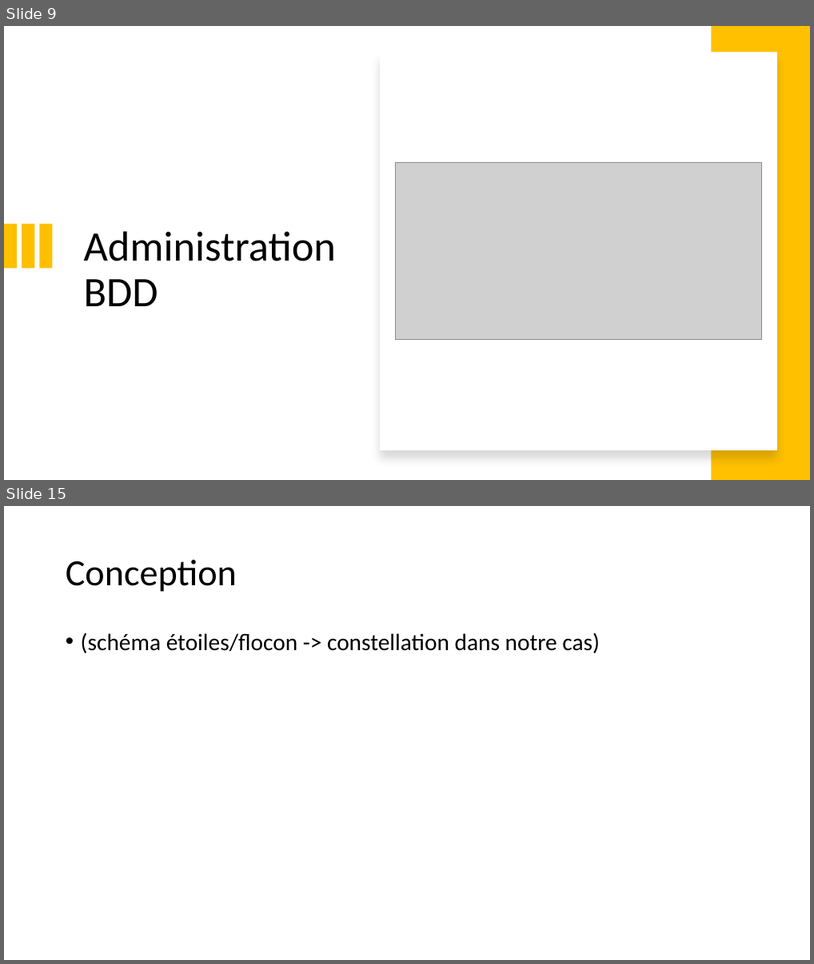
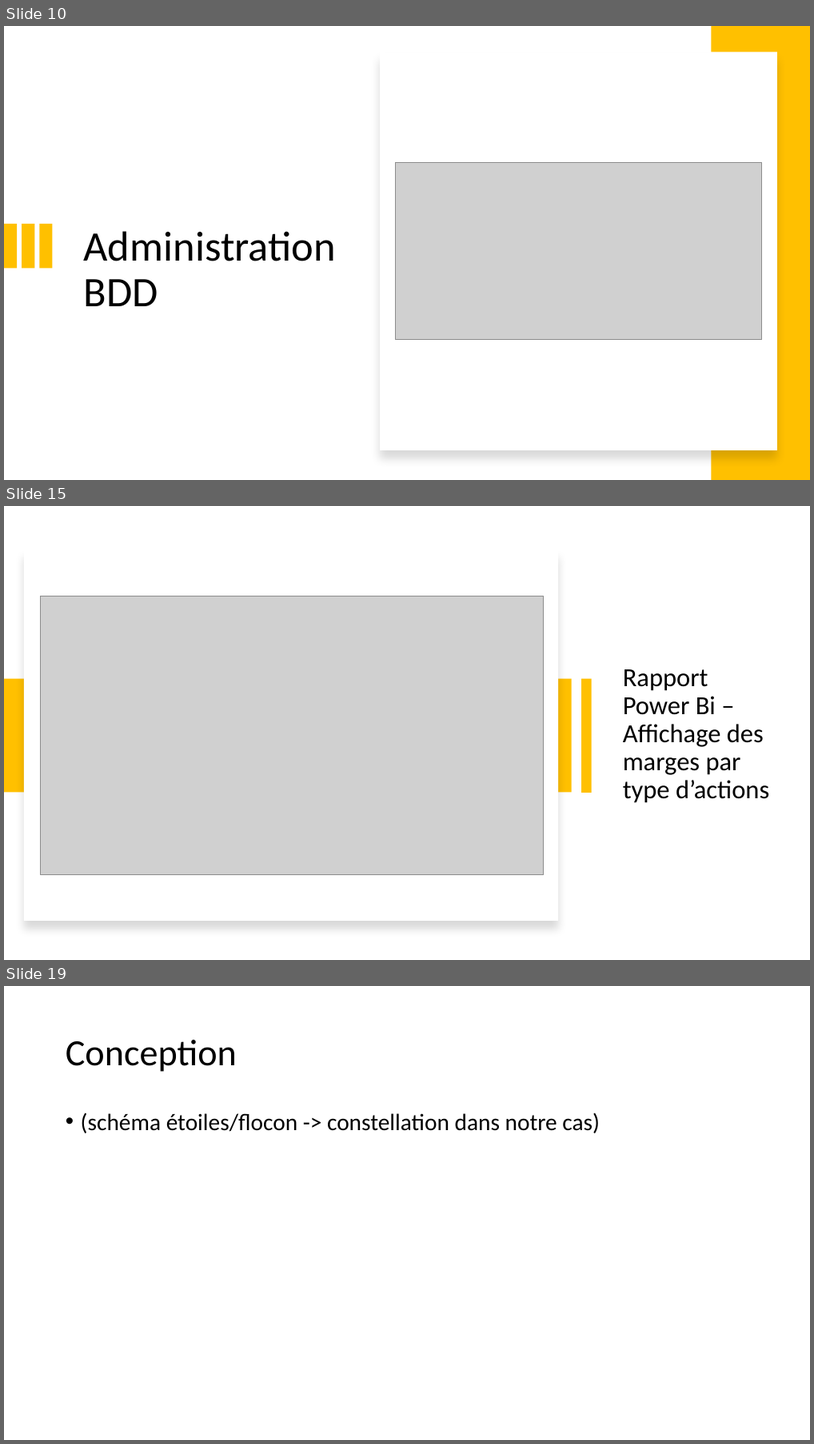
Before and after one commit to neopolitan2012/PT-LPBDD, a slide deck: Soutenance_PT.pptx. Shown one above the other, each under a label of ours: slides 9 and 15 before the commit, slides 10, 15 and 19 after it; the slides between them are not shown. The pictures are 814x964 and 814x1444 pixels, drawn with LibreOffice and Linux fonts; fonts in the diff are those of the drawing; grey boxes stand for pictures. Boxes give left, top, right and bottom in pixels: in the first picture for what was removed or moved away, otherwise in the second. Text is boxed around its words. In the diff, an @@ line names an element or a change of style, - is before the commit and + after.

```diff
--- a/Soutenance_PT.pptx
+++ b/Soutenance_PT.pptx
@@ slide 15 added at <box>4,506,810,960</box>, background #FFFFFF @@
@@ rectangle added at <box>24,550,558,920</box>, fill #FFFFFF @@
@@ picture added at <box>40,596,544,875</box> @@
@@ title added at <box>623,669,770,803</box>, 31 pt, text #000000 @@
+Rapport Power Bi – Affichage des marges par type d’actions
@@ rectangle added at <box>4,679,572,792</box>, fill #FFC000 @@
@@ rectangle added at <box>582,679,592,792</box>, fill #FFC000 @@
@@ what was slide 9 is now slide 10 @@
@@ what was slide 15 is now slide 19 @@
```
Also in this commit, not shown: 12 slides changed, 5 other slides added, 2 slides removed.
